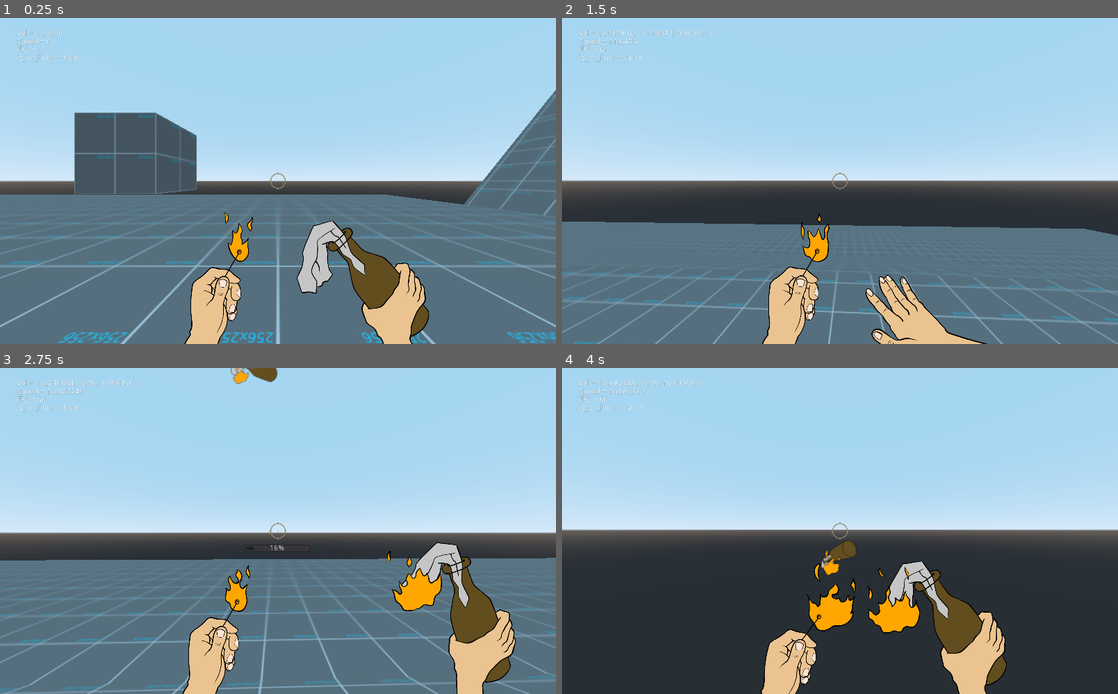
Above: before the commit, frames 1-4 (two rows, left to right).
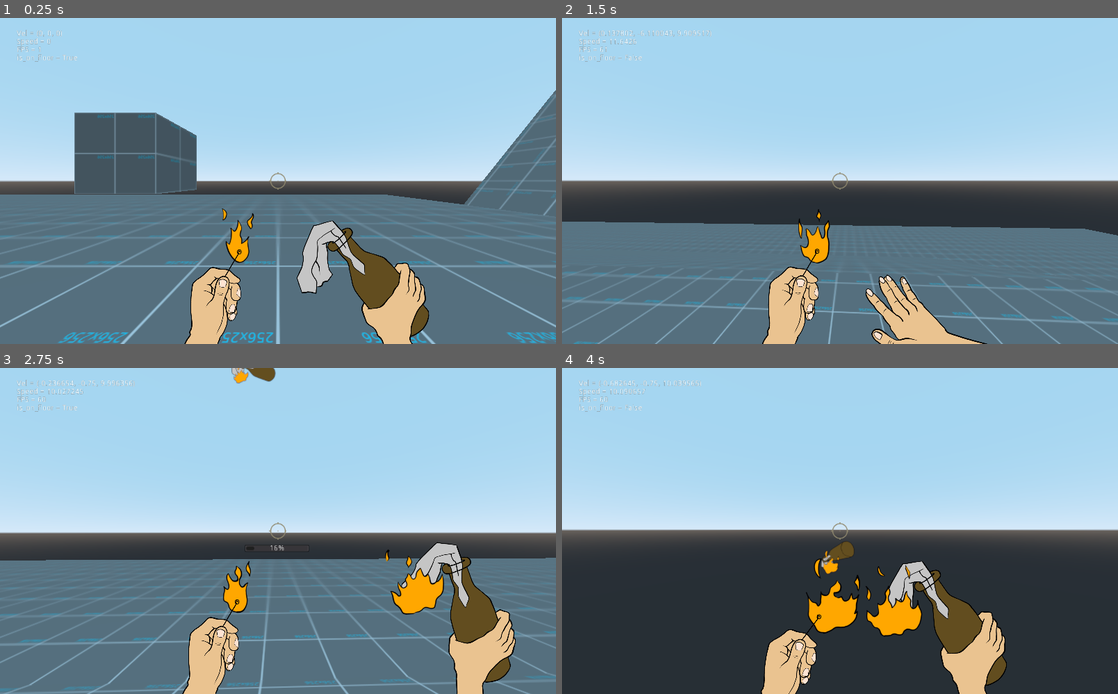
Above: after the commit, the same moments.

Repository: charliedavenport/FPS_Project
Game: Godot game, scene res://Level/Level.tscn
Two runs of this game, one before a commit and one after it. Both use one fixed random seed, a clock stepped at 60 frames per second and the inputs below.
Inputs (mouse positions are in pixels of both pictures, inside the frame that each line leads up to):
- Up to frame 1 (0.25 s): no input
- Up to frame 2 (1.5 s): tap Enter at 0.5 s; move the mouse to (867, 181) at 0.52 s; press the mouse at (867, 181) at 0.53 s; hold W (forward) from 0.53 s (still down); tap Space (jump) at 0.77 s; move the mouse to (812, 181) at 1.27 s; release the mouse at (812, 181) at 1.28 s; click (812, 181) at 1.35 s
- Up to frame 3 (2.75 s): keep holding W (forward); tap Space (jump) at 1.52 s; move the mouse to (289, 524) at 2.02 s; press the mouse at (289, 524) at 2.03 s
- Up to frame 4 (4 s): keep holding W (forward); move the mouse to (834, 537) at 2.77 s; release the mouse at (834, 537) at 2.78 s; click (834, 537) at 2.85 s; tap Space (jump) at 3.02, 3.77 s; move the mouse to (878, 534) at 3.52 s; press the mouse at (878, 534) at 3.53 s

The runs differ from the first frame. In frame 1, 0.2% of the frame differs, in the area x 39-46%, y 58-76%; in frame 2, 0.2%; in frame 3, 0.6%; in frame 4, 0.9%, in the area x 43-65%, y 52-83%.

Commit message:
Scale down huge spritesheets

Diff:
--- a/Enemy/Enemy.gd
+++ b/Enemy/Enemy.gd
@@ -31,18 +31,17 @@
 		kill()
 
 func fire_damage() -> void:
-	if is_on_fire:
-		return
+#	if is_on_fire:
+#		return
 	is_on_fire = true
 	var tics = int(fire_duration/fire_tic)
-	#fireAnim.stop()
+#	print("ON FIRE")
 	fireAnim.play("on_fire")
 	for i in range(tics):
 		damage(fire_dmg)
 		fireTimer.start()
 		yield(fireTimer, "timeout")
 		#print("ouch!")
-	#fireAnim.stop()
 	fireAnim.play("not_on_fire")
 	is_on_fire = false
 
--- a/Molotov/MolotovProjectile.tscn
+++ b/Molotov/MolotovProjectile.tscn
@@ -216,11 +216,12 @@
 shape = SubResource( 1 )
 
 [node name="MolotovSprite" type="Sprite3D" parent="."]
-transform = Transform( 0.0928111, 0, 0, 0, 0.0928111, 0, 0, 0, 1, 0, 0, 0 )
+transform = Transform( 0.35, 0, 0, 0, 0.35, 0, 0, 0, 1, 0, 0, 0 )
 visible = false
 billboard = 1
 texture = ExtResource( 2 )
 hframes = 6
+frame = 5
 
 [node name="ExplosionSprite" type="Sprite3D" parent="."]
 transform = Transform( 1, 0, 0, 0, 1, 0, 0, 0, 1, 0, 1.615, 0 )
--- a/Player/Player.tscn
+++ b/Player/Player.tscn
@@ -54,7 +54,7 @@
 "times": PoolRealArray( 0, 0.0625, 0.125, 0.375, 0.4375, 0.5, 0.5625 ),
 "transitions": PoolRealArray( 1, 1, 1, 1, 1, 1, 1 ),
 "update": 0,
-"values": [ Vector2( -74.6636, -289.478 ), Vector2( -10.5851, -254.551 ), Vector2( 53.4935, -219.624 ), Vector2( 53.4935, -219.624 ), Vector2( -10.5851, -254.551 ), Vector2( -45.291, -270.569 ), Vector2( -74.6636, -289.478 ) ]
+"values": [ Vector2( -74.664, -296.777 ), Vector2( -7.66554, -260.39 ), Vector2( 53.4935, -229.842 ), Vector2( 49.1142, -228.382 ), Vector2( -7.66567, -260.39 ), Vector2( -45.291, -277.868 ), Vector2( -74.664, -296.777 ) ]
 }
 tracks/3/type = "value"
 tracks/3/path = NodePath("PlayerHUD/Hands/RightHand/RightFireSprite:visible")
@@ -296,7 +296,7 @@
 "times": PoolRealArray( 0 ),
 "transitions": PoolRealArray( 1 ),
 "update": 0,
-"values": [ Vector2( -74.6636, -289.478 ) ]
+"values": [ Vector2( -74.6636, -296.777 ) ]
 }
 tracks/3/type = "value"
 tracks/3/path = NodePath("PlayerHUD/Hands/LeftHand/LeftFireSprite:frame")
@@ -627,18 +627,18 @@
 }
 
 [node name="LeftHandSprite" type="Sprite" parent="PlayerHUD/Hands/LeftHand"]
-position = Vector2( -181.54, -62.2494 )
-rotation = 0.100987
+position = Vector2( -181.54, -62.249 )
+rotation = 0.101229
 scale = Vector2( 0.417712, 0.417712 )
 z_index = 2
 texture = ExtResource( 3 )
 
 [node name="LeftFireSprite" type="Sprite" parent="PlayerHUD/Hands/LeftHand"]
-position = Vector2( -74.6636, -289.478 )
-scale = Vector2( 0.452368, 0.452368 )
+position = Vector2( -74.664, -296.777 )
 z_index = 1
 texture = ExtResource( 5 )
 hframes = 12
+frame = 1
 
 [node name="RightHand" type="Control" parent="PlayerHUD/Hands"]
 anchor_left = 0.5
@@ -657,10 +657,9 @@
 [node name="RightFireSprite" type="Sprite" parent="PlayerHUD/Hands/RightHand"]
 visible = false
 position = Vector2( 74.5094, -221.323 )
-scale = Vector2( 0.466228, 0.466228 )
 texture = ExtResource( 5 )
 hframes = 12
-frame = 11
+frame = 8
 
 [node name="Crosshair" type="TextureRect" parent="PlayerHUD"]
 anchor_left = 0.5
Binary file changed: Assets/Sprites/Bottle_spritesheet_color.png
Not shown, changed: Assets/Sprites/Bottle_spritesheet_color.png.import
Binary file changed: Assets/Sprites/fire_spritesheet_color.png
